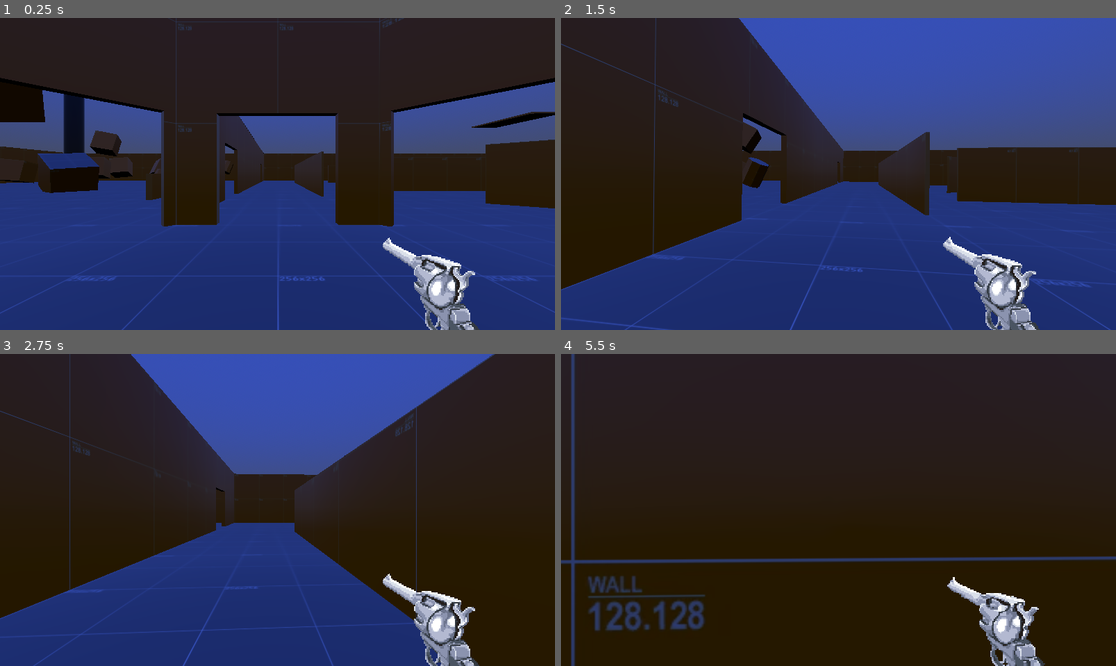
Above: before the commit, frames 1-4 (two rows, left to right).
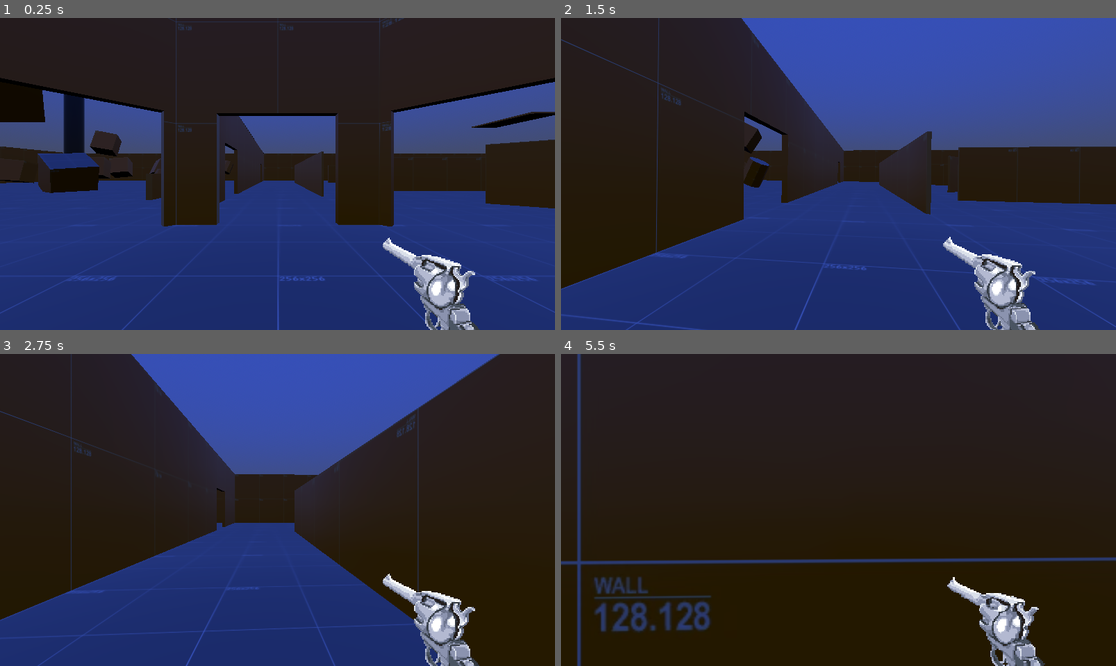
Above: after the commit, the same moments.

Repository: Liloslash/CocoonstrikeV2
Game: Godot game, scene res://world.tscn
Same seed, same stepped clock (60 frames per second), same inputs: the game is played once before the commit and once after it.
Inputs (mouse positions are in pixels of both pictures, inside the frame that each line leads up to):
- Up to frame 1 (0.25 s): no input
- Up to frame 2 (1.5 s): move the mouse to (866, 174) at 0.52 s; hold W (up) from 0.53 s (still down); click (866, 174) at 0.6 s; tap Space (jump) at 0.77 s; move the mouse to (810, 174) at 1.27 s; tap Q (slam) at 1.35 s
- Up to frame 3 (2.75 s): keep holding W (up); tap Space (jump) at 1.52 s; move the mouse to (288, 503) at 2.02 s; click (288, 503) at 2.1 s
- Up to frame 4 (5.5 s): keep holding W (up); move the mouse to (832, 516) at 2.77 s; tap Q (slam) at 2.85, 4.35 s; tap Space (jump) at 3.02, 3.77, 4.52 s; move the mouse to (877, 513) at 3.52 s; click (877, 513) at 3.6 s; move the mouse to (794, 506) at 4.27 s; move the mouse to (844, 510) at 5.02 s; click (844, 510) at 5.1 s

The runs differ from the first frame. In frame 2, 2.1% of the frame differs, in the area x 0-100%, y 0-100%; in frame 3, 1.6%; in frame 4, 4.6%.

Commit message:
Add material file for lamp and update player and world scene properties

Diff:
--- a/Player/player.tscn
+++ b/Player/player.tscn
@@ -148,12 +148,13 @@
 [node name="Player" type="CharacterBody3D"]
 script = ExtResource("1_v0iea")
 jump_velocity = 5.8
-acceleration_duration = 0.38
+acceleration_duration = 0.4
 slam_velocity = -33.0
 freeze_duration_after_slam = 0.3
 min_time_before_slam = 0.4
-shake_intensity = 0.5
+shake_intensity = 0.8
 shake_duration = 0.8
+headbob_amplitude = 0.06
 headbob_frequency = 6.0
 
 [node name="Camera3D" type="Camera3D" parent="."]
@@ -170,10 +171,10 @@
 position = Vector2(872.5, 481.5)
 scale = Vector2(2.60156, 2.60156)
 sprite_frames = SubResource("SpriteFrames_gwnis")
-animation = &"Idle"
+animation = &"GunShotAnim"
 autoplay = "Idle"
 script = ExtResource("3_btcbx")
-tween_duration = 0.04
+tween_duration = 0.03
 
 [node name="AnimationPlayer" type="AnimationPlayer" parent="HUD_Layer/Revolver"]
 libraries = {
--- a/world.tscn
+++ b/world.tscn
@@ -12,12 +12,12 @@
 
 [sub_resource type="Sky" id="Sky_aqk2v"]
 sky_material = SubResource("ProceduralSkyMaterial_tlwt5")
-radiance_size = 4
 
 [sub_resource type="Environment" id="Environment_036b0"]
 background_mode = 2
 background_energy_multiplier = 1.2
 sky = SubResource("Sky_aqk2v")
+ambient_light_source = 3
 
 [node name="World" type="Node3D"]
 
Not shown, added: Assets/Sprites/lamp_standing.mtl
